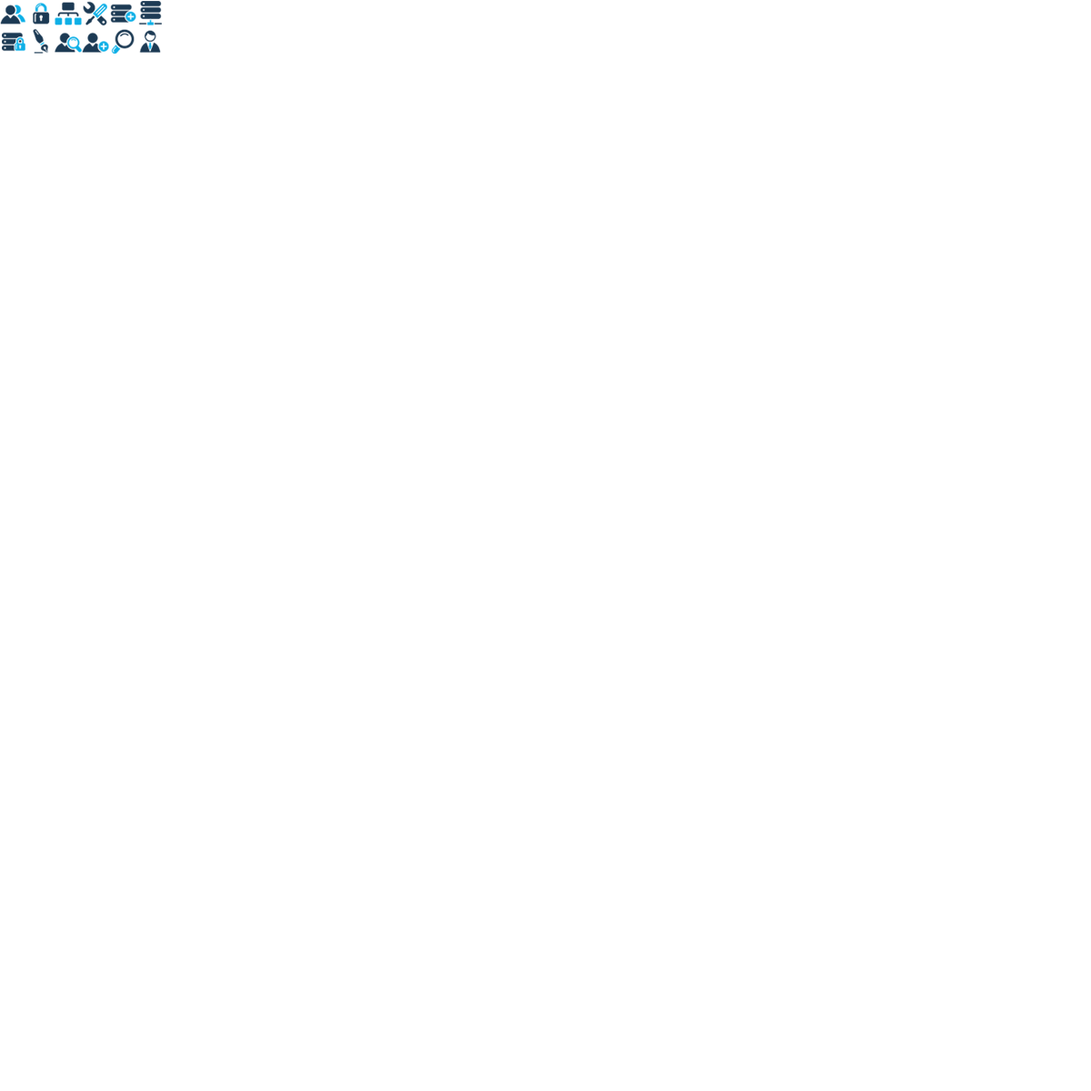
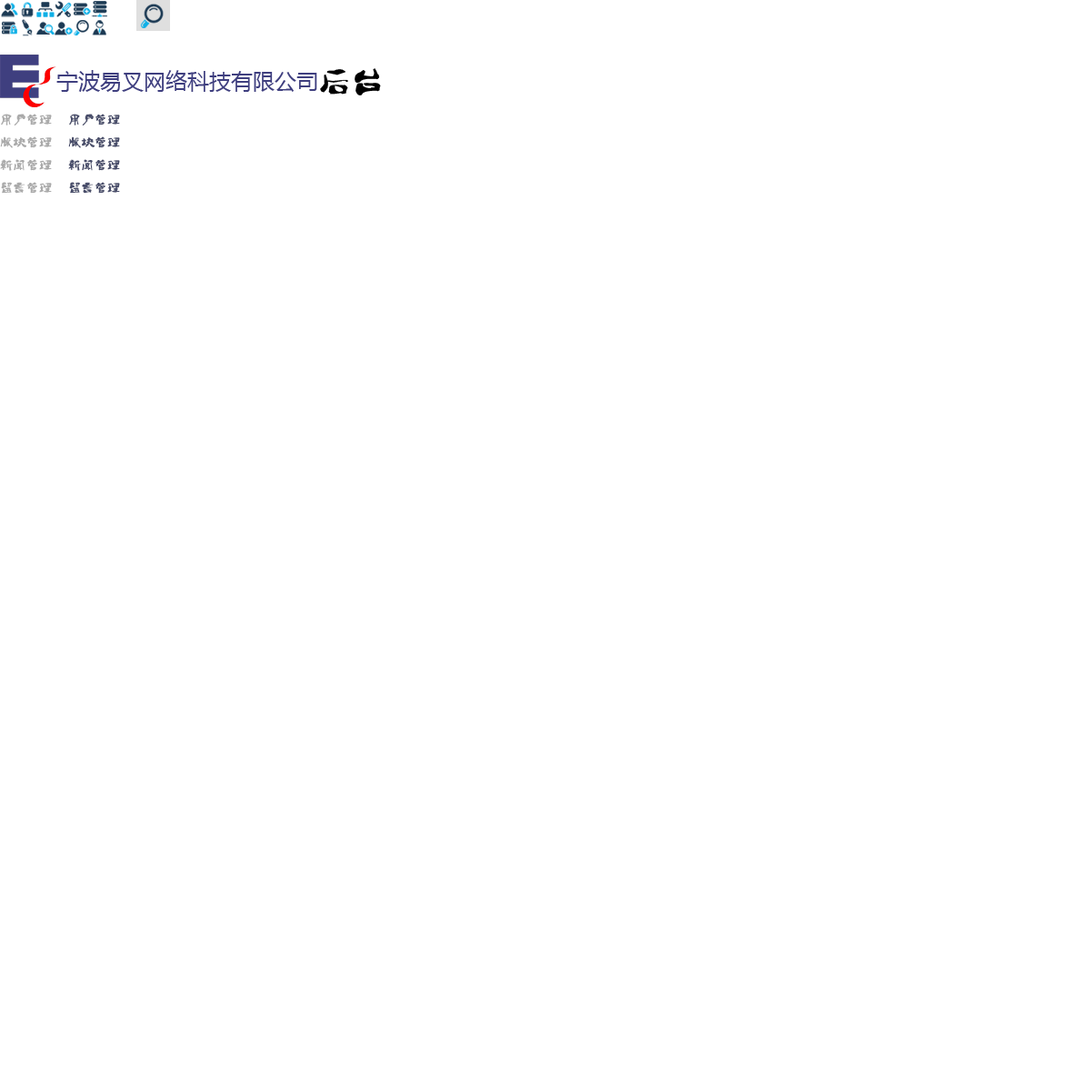
Revision of a layered 1091 x 1091 image; what changed, layer by layer:
added group "search" with 2 layers in group "组 1 拷贝" over [136, 0, 171, 31]
added layer "11" (1st of 3, in "组 1 拷贝" › "search") in group "search" over [140, 3, 164, 29]
added layer "矩形 1" in group "search" over [136, 0, 171, 31]
added layer "用户管理 版块管理 新闻管理 留言管理" (1st of 2, in "组 1 拷贝") in group "组 1 拷贝" over [68, 113, 121, 194]
added layer "用户管理 版块管理 新闻管理 留言管理" (2nd of 2, in "组 1 拷贝") in group "组 1 拷贝" over [0, 113, 52, 194]
added layer "end_03" in group "组 1 拷贝" over [320, 68, 382, 96]
added layer "logo" in group "组 1 拷贝" over [0, 54, 318, 108]
added group "icon-small 拷贝" with 12 layers in group "组 1 拷贝" over [0, 0, 108, 37]
added layer "1" (1st of 2, in "组 1 拷贝" › "icon-small 拷贝") in group "icon-small 拷贝" over [0, 2, 19, 18]
added layer "2" (1st of 2, in "组 1 拷贝" › "icon-small 拷贝") in group "icon-small 拷贝" over [20, 1, 34, 18]
added layer "3" (1st of 2, in "组 1 拷贝" › "icon-small 拷贝") in group "icon-small 拷贝" over [36, 1, 55, 18]
added layer "4" (1st of 2, in "组 1 拷贝" › "icon-small 拷贝") in group "icon-small 拷贝" over [55, 0, 72, 18]
added layer "5" (1st of 2, in "组 1 拷贝" › "icon-small 拷贝") in group "icon-small 拷贝" over [73, 2, 91, 17]
added layer "6" (1st of 2, in "组 1 拷贝" › "icon-small 拷贝") in group "icon-small 拷贝" over [90, 0, 108, 18]
added layer "7" (1st of 2, in "组 1 拷贝" › "icon-small 拷贝") in group "icon-small 拷贝" over [1, 20, 18, 35]
added layer "9" (1st of 2, in "组 1 拷贝" › "icon-small 拷贝") in group "icon-small 拷贝" over [36, 20, 55, 35]
added layer "10" (1st of 2, in "组 1 拷贝" › "icon-small 拷贝") in group "icon-small 拷贝" over [54, 20, 73, 36]
added layer "11" (2nd of 3, in "组 1 拷贝" › "icon-small 拷贝") in group "icon-small 拷贝" over [73, 20, 90, 36]
added layer "12" (1st of 2, in "组 1 拷贝" › "icon-small 拷贝") in group "icon-small 拷贝" over [91, 20, 107, 36]
hid group "icon-small" (12 layers) over [0, 0, 162, 55]
…and 1 more changes (1 added)
